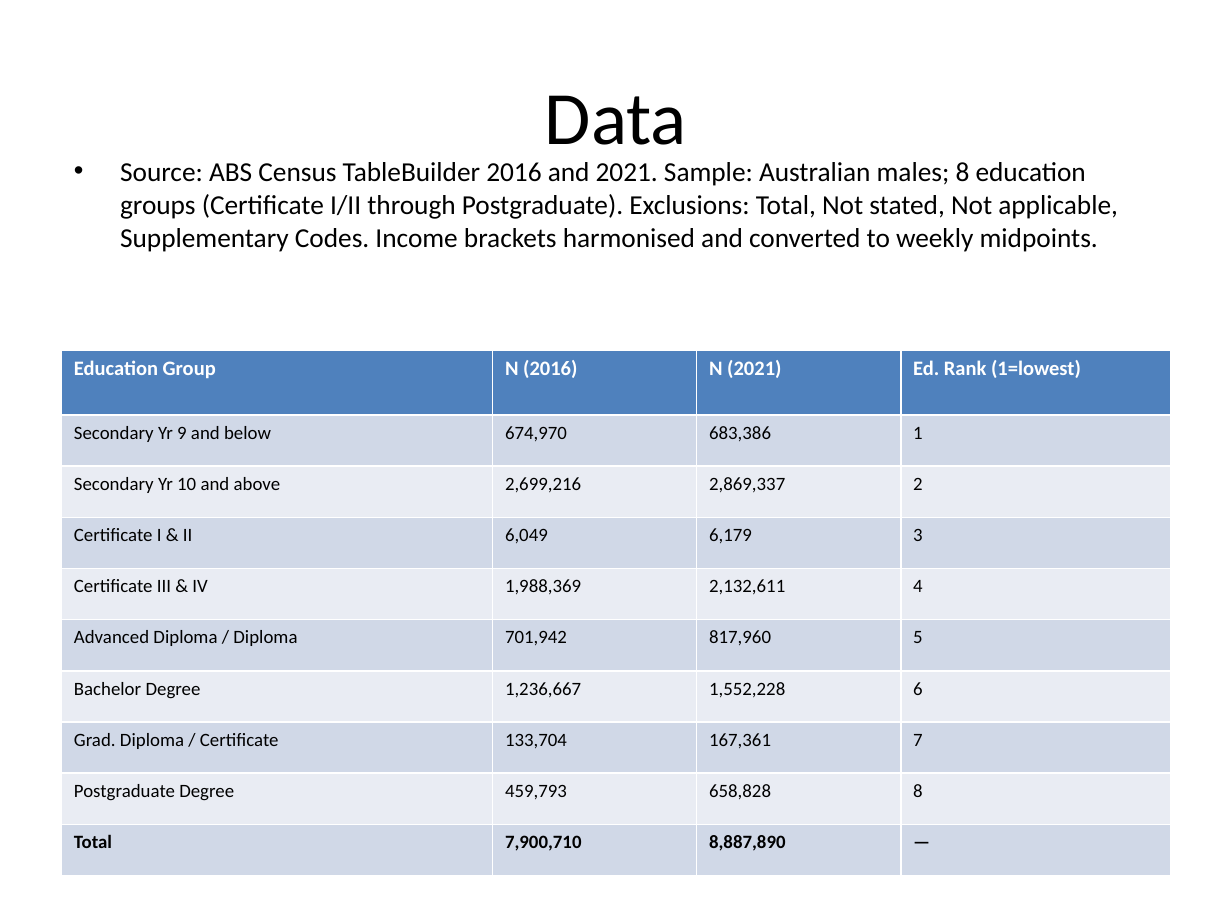
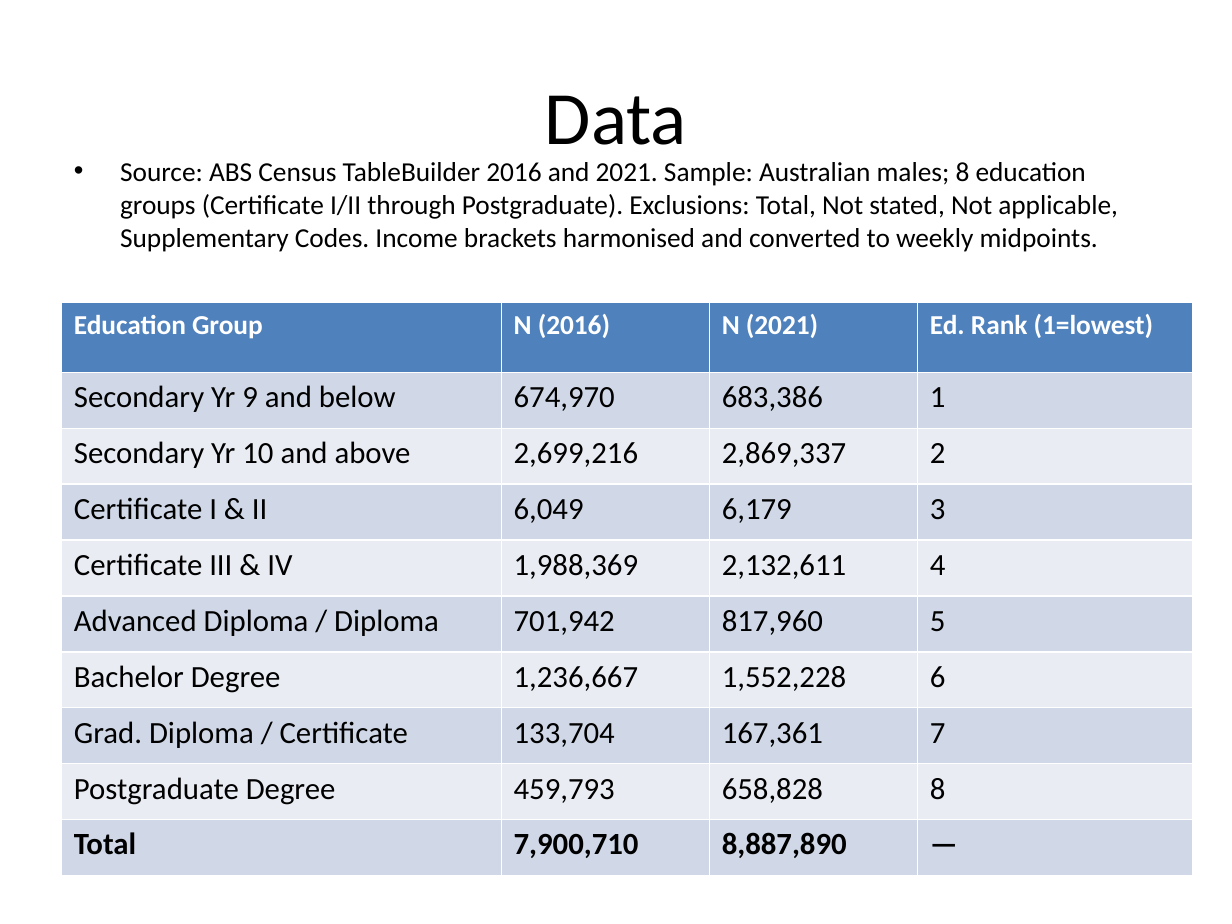
Before and after one commit to glew0008/ecc3479-project, a slide deck: slide 3 of slides/Education_and_Income_Presentation_cleaned.pptx. Drawn at 1232x924 pixels with LibreOffice and Linux fonts; fonts in the diff are those of the drawing. Boxes give left, top, right and bottom in pixels: in the first picture for what was removed or moved away, otherwise in the second. Text is boxed around its words. In the diff, an @@ line names an element or a change of style, - is before the commit and + after.

```diff
--- a/slides/Education_and_Income_Presentation_cleaned.pptx
+++ b/slides/Education_and_Income_Presentation_cleaned.pptx
@@ table at <box>62,302,1193,876</box> @@
@@ size 12 to 16 pt in "Education Group", "N (2016)", "N (2021)", "Ed. Rank (1=lowest)" @@
@@ size 11 to 18 pt in "Secondary Yr 9 and below", "674,970", "683,386", "1" and 32 more places @@
@@ table: place and size @@
-table at <box>62,350,1172,876</box>
+table at <box>62,302,1193,876</box>
```
Also in this commit, not shown: 7 other slides changed, 1 slide added, 3 slides removed.
